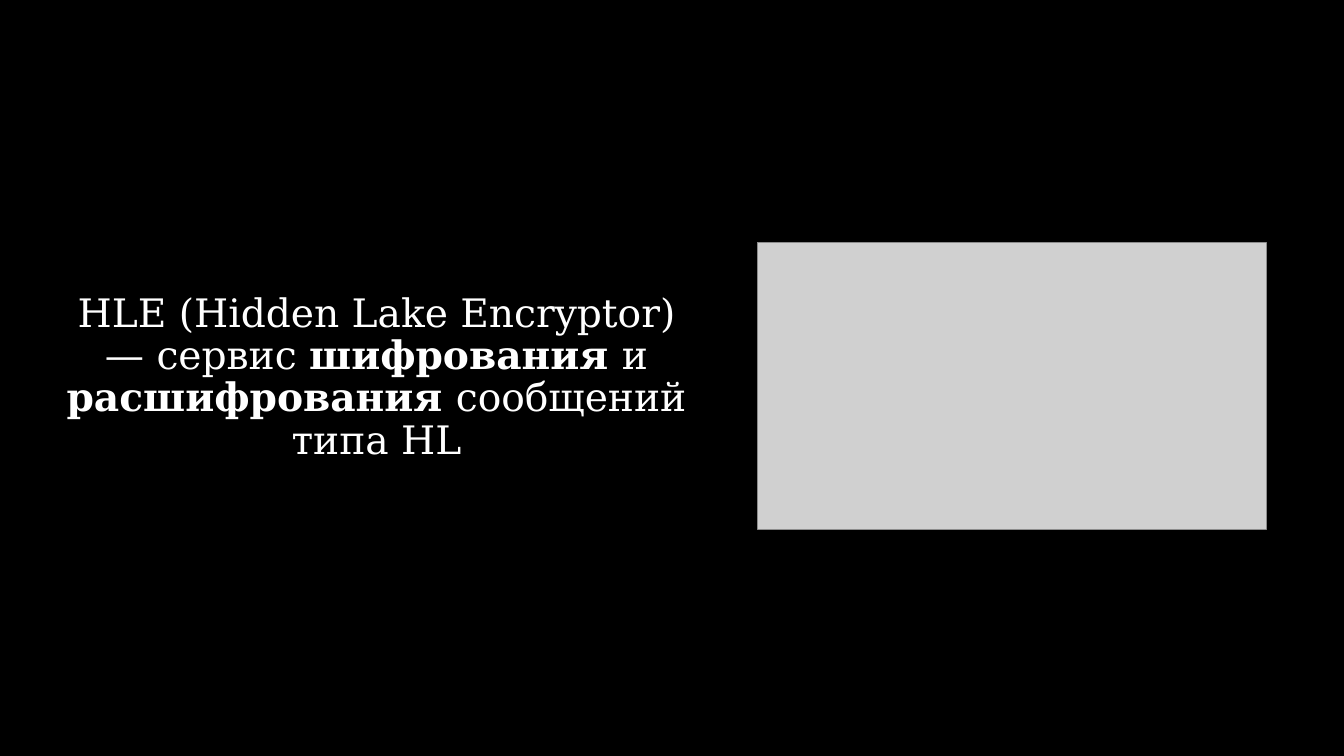
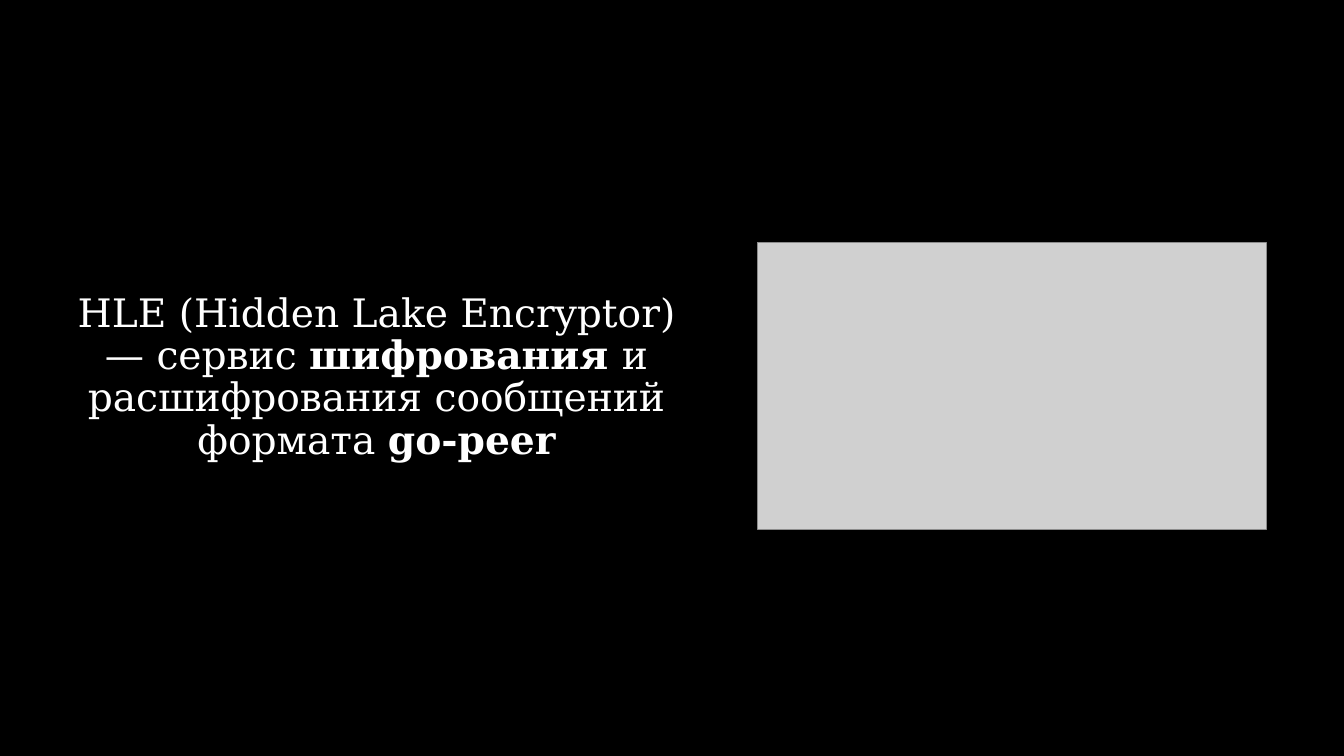
Before and after one commit to number571/go-peer, a slide deck: slide 16 of docs/hidden_lake_anonymous_network.pptx. Drawn at 1344x756 pixels with LibreOffice and Linux fonts; fonts in the diff are those of the drawing; grey boxes stand for pictures. Boxes give left, top, right and bottom in pixels: in the first picture for what was removed or moved away, otherwise in the second. Text is boxed around its words. In the diff, an @@ line names an element or a change of style, - is before the commit and + after.

```diff
--- a/docs/hidden_lake_anonymous_network.pptx
+++ b/docs/hidden_lake_anonymous_network.pptx
@@ text at [78, 297, 675, 462]: text changed @@
-HLE (Hidden Lake Encryptor) — сервис шифрования и расшифрования сообщений типа HL
+HLE (Hidden Lake Encryptor) — сервис шифрования и расшифрования сообщений формата go-peer
```
Also in this commit, not shown: 6 other files.
